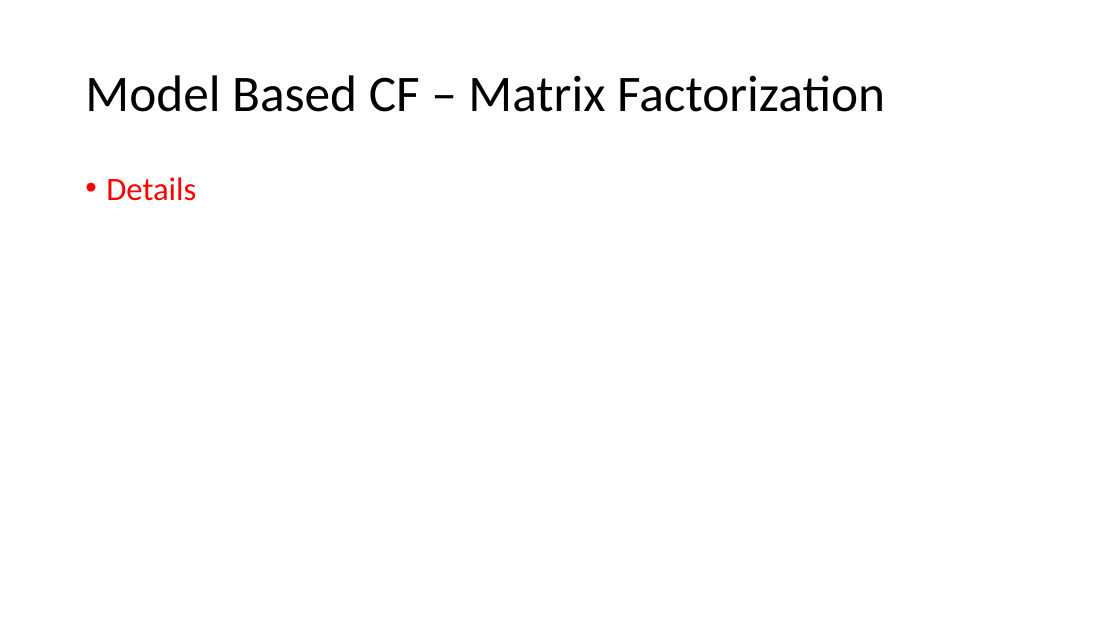
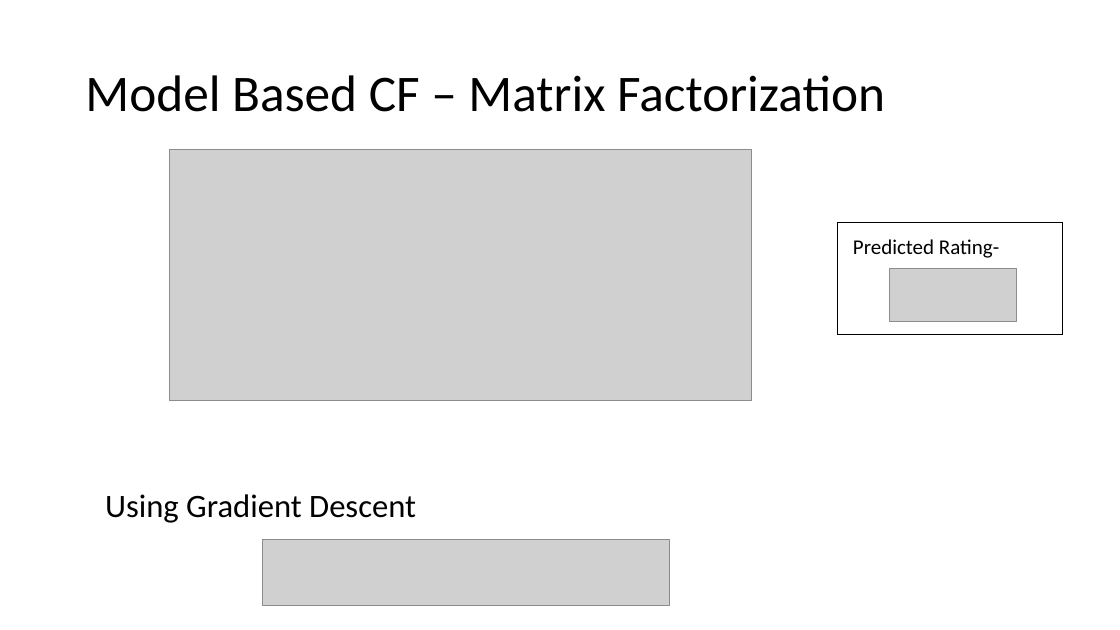
Before and after one commit to DibyamAgrawal/RS-ppt, a slide deck: slide 12 of summer_Basics of RS.pptx. Drawn at 1120x630 pixels with LibreOffice and Linux fonts; fonts in the diff are those of the drawing; grey boxes stand for pictures. Boxes give left, top, right and bottom in pixels: in the first picture for what was removed or moved away, otherwise in the second. Text is boxed around its words. In the diff, an @@ line names an element or a change of style, - is before the commit and + after.

```diff
--- a/summer_Basics of RS.pptx
+++ b/summer_Basics of RS.pptx
@@ text removed at <box>106,177,196,201</box> @@
-• Details
@@ picture added at <box>170,150,752,401</box> @@
@@ rectangle added at <box>838,223,1063,335</box>, fill #FFFFFF, outline #000000 1 pt @@
@@ text added at <box>853,239,999,258</box>, 18 pt, text #000000 @@
+Predicted Rating-
@@ picture added at <box>890,269,1017,322</box> @@
@@ text added at <box>105,494,416,523</box>, 28 pt, text #000000 @@
+Using Gradient Descent
@@ picture added at <box>263,540,670,607</box> @@
```
Also in this commit, not shown: 6 other slides changed, 2 slides added, 1 slide removed, 10 other files.
